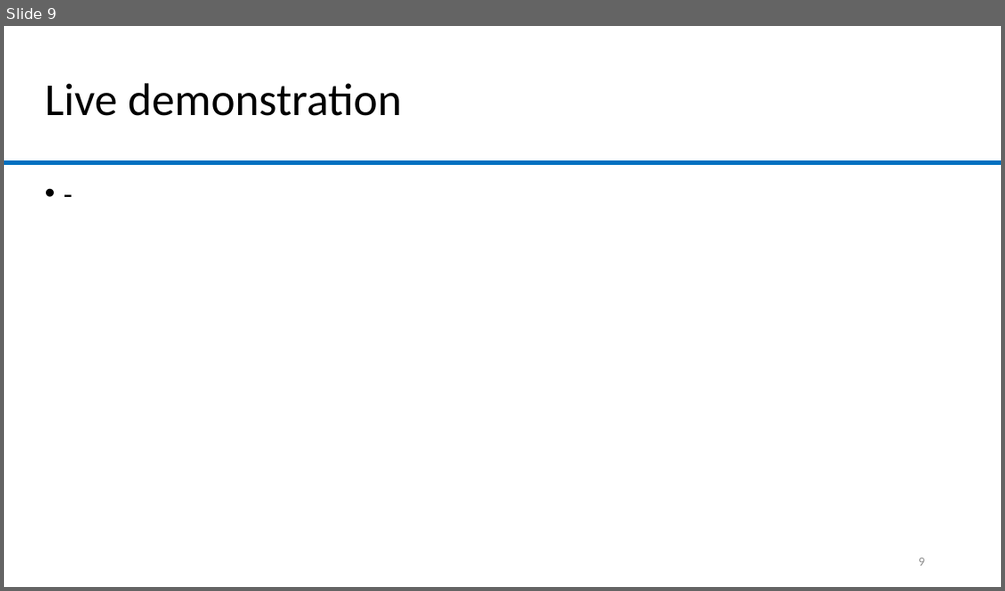
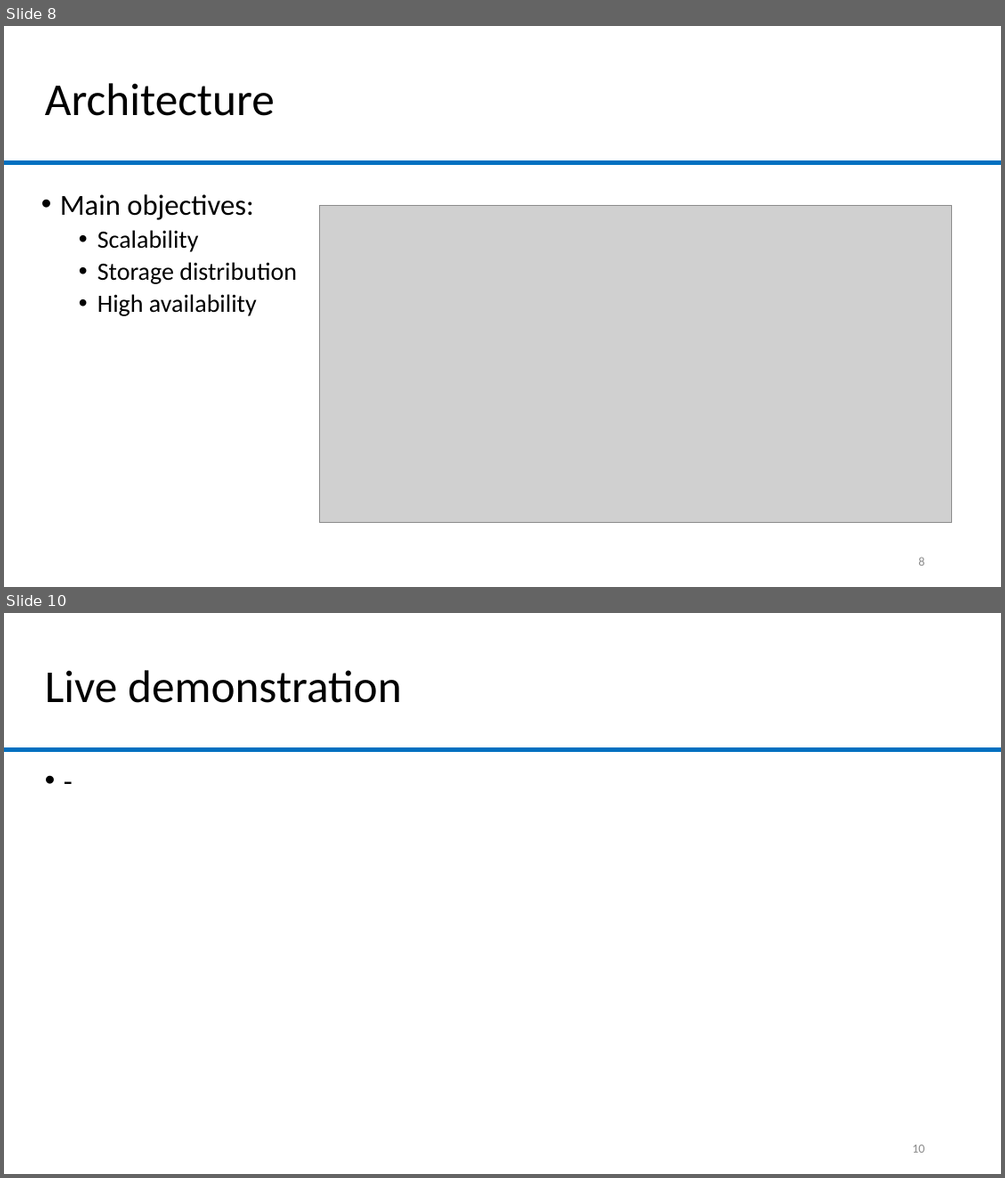
Before and after one commit to lolamtisch/BauCloCom_kubernetes, a slide deck: docu/Kubernetes_Nexcloud.pptx. Shown one above the other, each under a label of ours: slide 9 before the commit, slides 8 and 10 after it; the slides between them are not shown. The pictures are 1005x591 and 1005x1178 pixels, drawn with LibreOffice and Linux fonts; fonts in the diff are those of the drawing; grey boxes stand for pictures; background and template pictures are left out. Boxes give left, top, right and bottom in pixels: in the first picture for what was removed or moved away, otherwise in the second. Text is boxed around its words. In the diff, an @@ line names an element or a change of style, - is before the commit and + after.

```diff
--- a/docu/Kubernetes_Nexcloud.pptx
+++ b/docu/Kubernetes_Nexcloud.pptx
@@ slide 8 added at <box>4,26,1001,587</box>, background #FFFFFF; not listed: 1 template element that a slide beside it also shows @@
@@ title added at <box>45,83,275,116</box>, 44 pt, text #000000 @@
+Architecture
@@ text added at <box>60,194,297,316</box>, 24 pt, text #000000 @@
+• Main objectives:
+  • Scalability
+  • Storage distribution
+  • High availability
@@ picture added at <box>320,206,952,523</box> @@
@@ page number added at <box>918,556,924,565</box>, 12 pt, text #8C8C8C @@
+8
@@ what was slide 9 is now slide 10 @@
@@ page number at <box>912,1144,924,1152</box>: text changed @@
-9
+10
```
Also in this commit, not shown: 1 slide changed, 1 other slide added, 1 slide removed.
